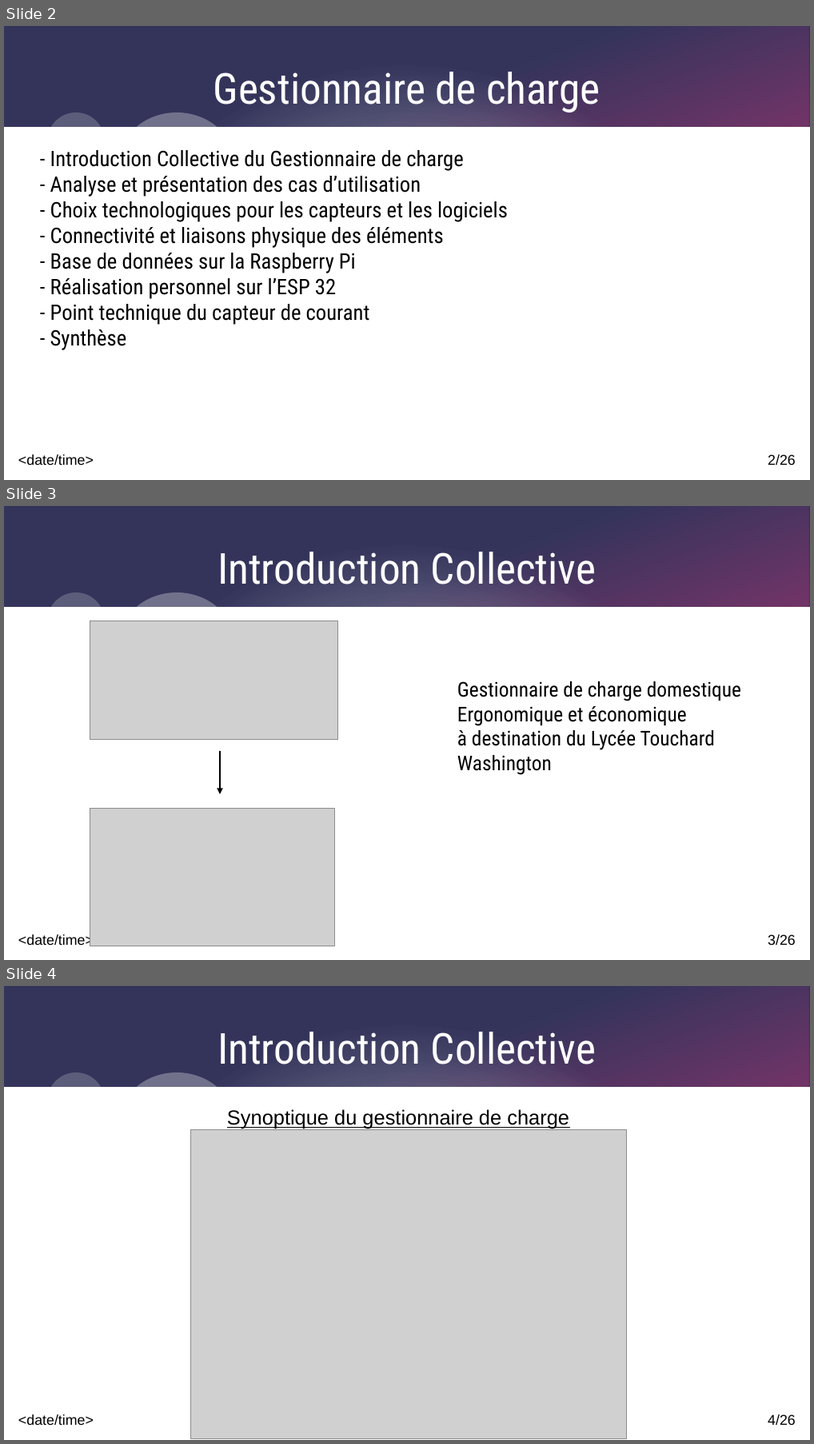
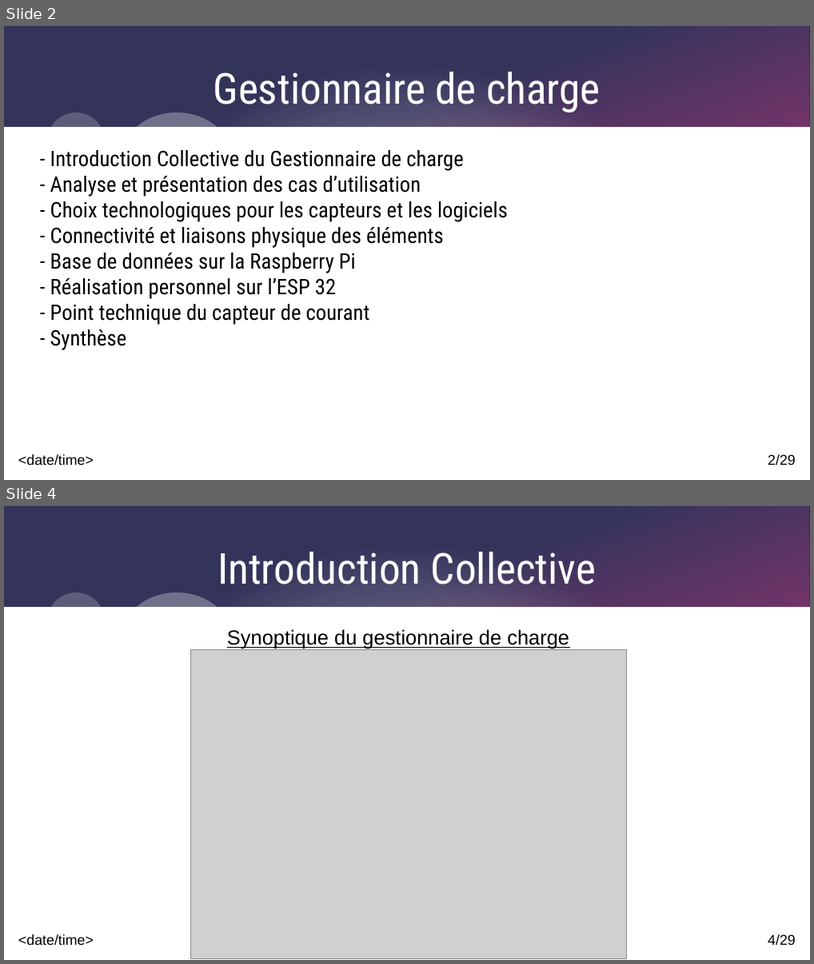
Before and after one commit to Corentinh2/PROJET_GESTIONNAIRE_DE_CHARGE, a slide deck: Revues/DiapoRevue3_VR.odp. Shown one above the other, each under a label of ours: slides 2, 3 and 4 before the commit, slides 2 and 4 after it; the slides between them are not shown. The pictures are 814x1444 and 814x964 pixels, drawn with LibreOffice and Linux fonts; fonts in the diff are those of the drawing; grey boxes stand for pictures. Boxes give left, top, right and bottom in pixels: in the first picture for what was removed or moved away, otherwise in the second. Text is boxed around its words. In the diff, an @@ line names an element or a change of style, - is before the commit and + after.

```diff
--- a/Revues/DiapoRevue3_VR.odp
+++ b/Revues/DiapoRevue3_VR.odp
@@ slide 3 removed at (4, 506, 810, 960), background #FFFFFF; not listed: 9 template elements that a slide beside it also shows @@
@@ title removed at (218, 552, 596, 584) @@
-Introduction Collective
@@ picture removed at (90, 621, 338, 739) @@
@@ text removed at (458, 681, 742, 775) @@
-Gestionnaire de charge domestique
-Ergonomique et économique
-à destination du Lycée Touchard Washington
@@ arrow removed from (220, 751) to (220, 794) @@
@@ picture removed at (90, 808, 335, 946) @@
@@ page number at (768, 454, 796, 465): text changed @@
-2/26
+2/29
@@ page number at (768, 934, 796, 945): text changed @@
-4/26
+4/29
```
Also in this commit, not shown: 4 slides added, 2 other files.
